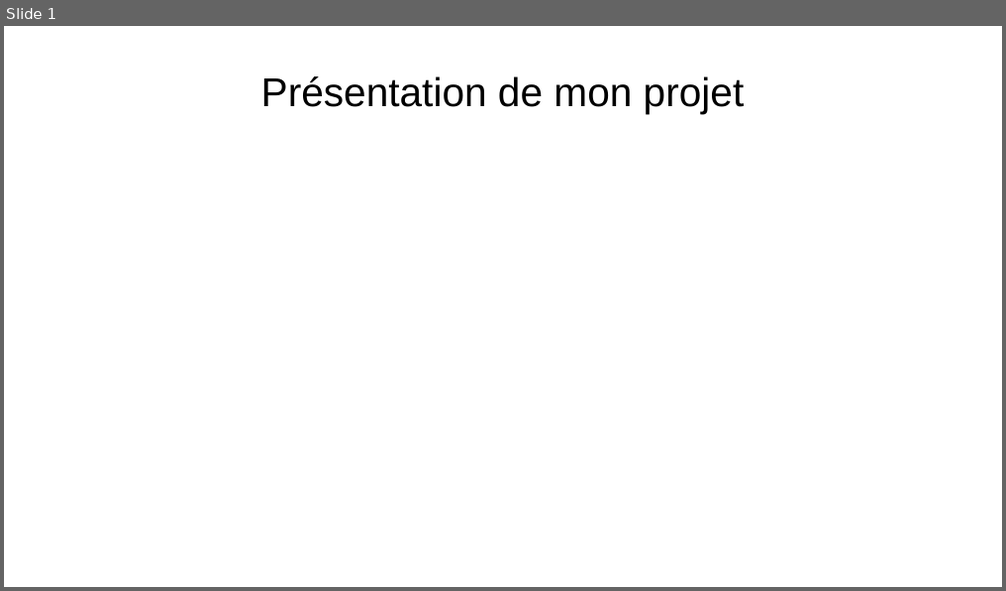
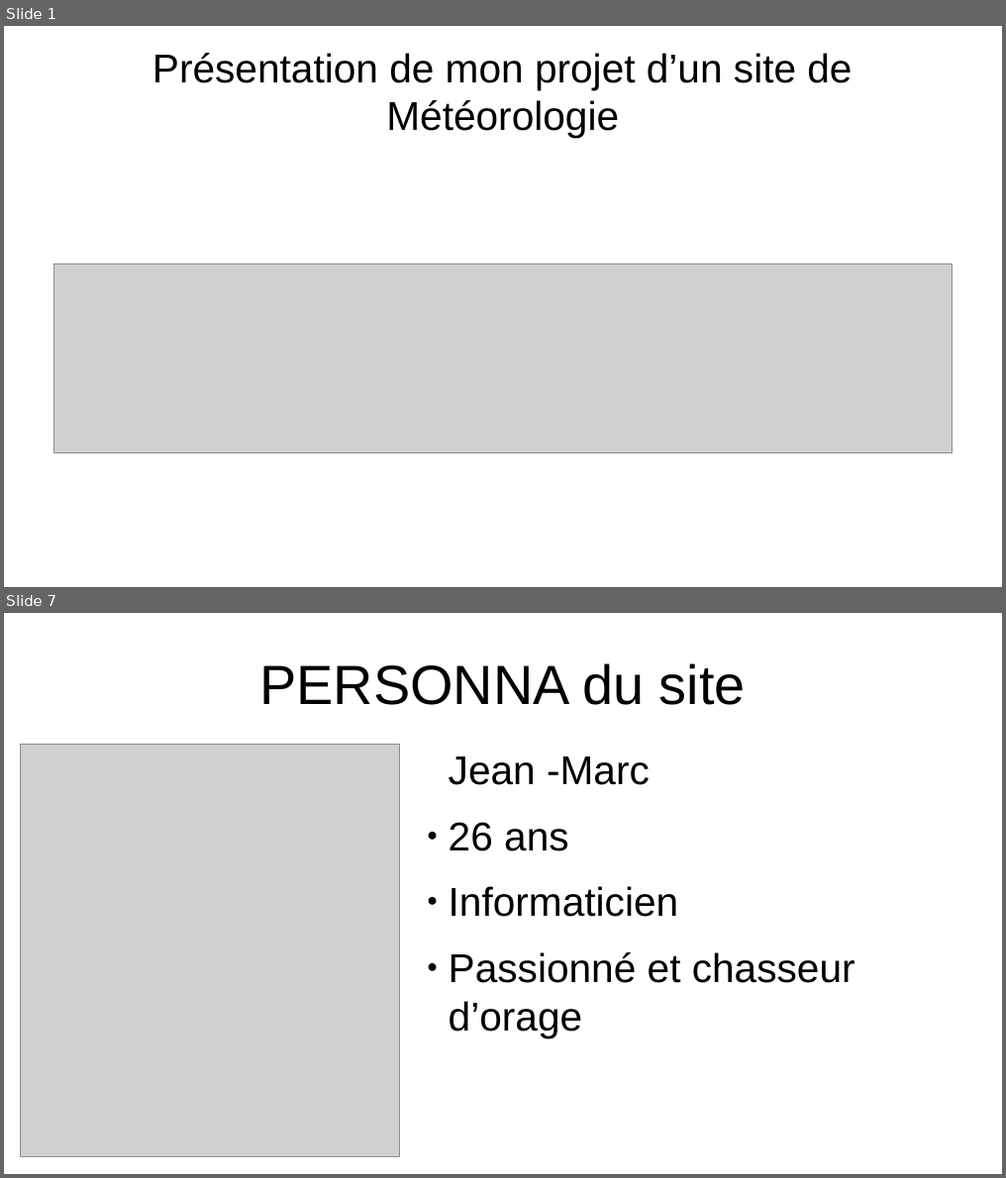
Before and after one commit to Max50603/PROJET--FINAL, a slide deck: PROJET/PROJET FINALE POWERPOINT.odp. Shown one above the other, each under a label of ours: slide 1 before the commit, slides 1 and 7 after it; the slides between them are not shown. The pictures are 1006x591 and 1006x1178 pixels, drawn with LibreOffice and Linux fonts; fonts in the diff are those of the drawing; grey boxes stand for pictures. Boxes give left, top, right and bottom in pixels: in the first picture for what was removed or moved away, otherwise in the second. Text is boxed around its words. In the diff, an @@ line names an element or a change of style, - is before the commit and + after.

```diff
--- a/PROJET/PROJET FINALE POWERPOINT.odp
+++ b/PROJET/PROJET FINALE POWERPOINT.odp
@@ slide 7 added at (4, 613, 1002, 1174), background #FFFFFF @@
@@ title added at (259, 663, 746, 705), 44 pt, text #000000 @@
+PERSONNA du site
@@ picture added at (20, 745, 400, 1157) @@
@@ text added at (449, 757, 855, 1039), 32 pt, text #000000 @@
+                Jean -Marc
+                ● 26 ans
+                ● Informaticien
+                ● Passionné et chasseur d’orage
@@ slide 1 changed as well @@
@@ title at (152, 53, 851, 138): text changed @@
-Présentation de mon projet
+Présentation de mon projet d’un site de Météorologie
@@ picture added at (54, 265, 952, 454) @@
```
Also in this commit, not shown: 11 other slides added, 3 other files.
